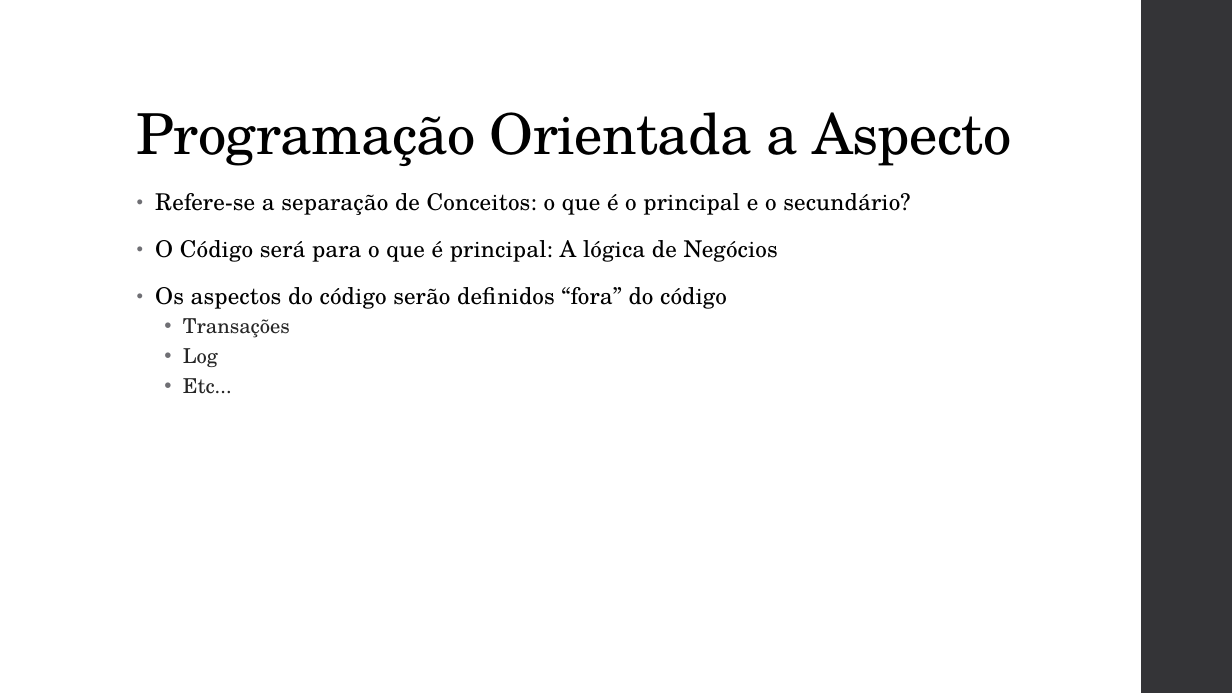
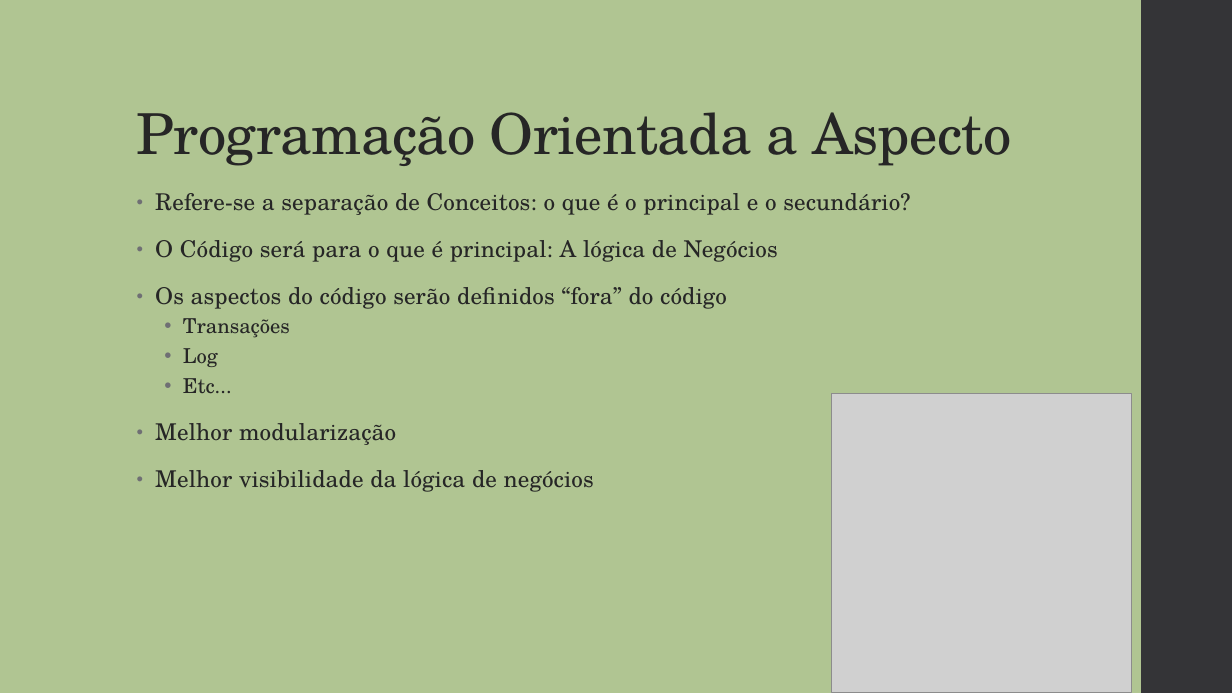
Before and after one commit to vepo/cdi-tutorial, a slide deck: slide 12 of resource/Java CDI.pptx (slide 11 before the commit). Drawn at 1232x693 pixels with LibreOffice and Linux fonts; fonts in the diff are those of the drawing; grey boxes stand for pictures. Boxes give left, top, right and bottom in pixels: in the first picture for what was removed or moved away, otherwise in the second. Text is boxed around its words. In the diff, an @@ line names an element or a change of style, - is before the commit and + after.

```diff
--- a/resource/Java CDI.pptx
+++ b/resource/Java CDI.pptx
@@ background #FFFFFF to #B0C592 @@
@@ title "Programação Orientada a Aspecto" at (x1=137, y1=112, x2=1011, y2=166): text colour #000000 to #262626 @@
@@ text at (x1=155, y1=193, x2=910, y2=309): text colour #000000 to #262626 in "Refere-se a separação de Conceitos: o que ...", "O Código será para o que é ...", "Os aspectos do código serão definidos “fora” ..." @@
@@ picture added at (x1=832, y1=394, x2=1131, y2=693) @@
@@ text at (x1=155, y1=423, x2=594, y2=492): paragraphs added @@
+• Melhor modularização
+• Melhor visibilidade da lógica de negócios
```
Also in this commit, not shown: 23 other slides changed, 4 slides added, 6 other files.
